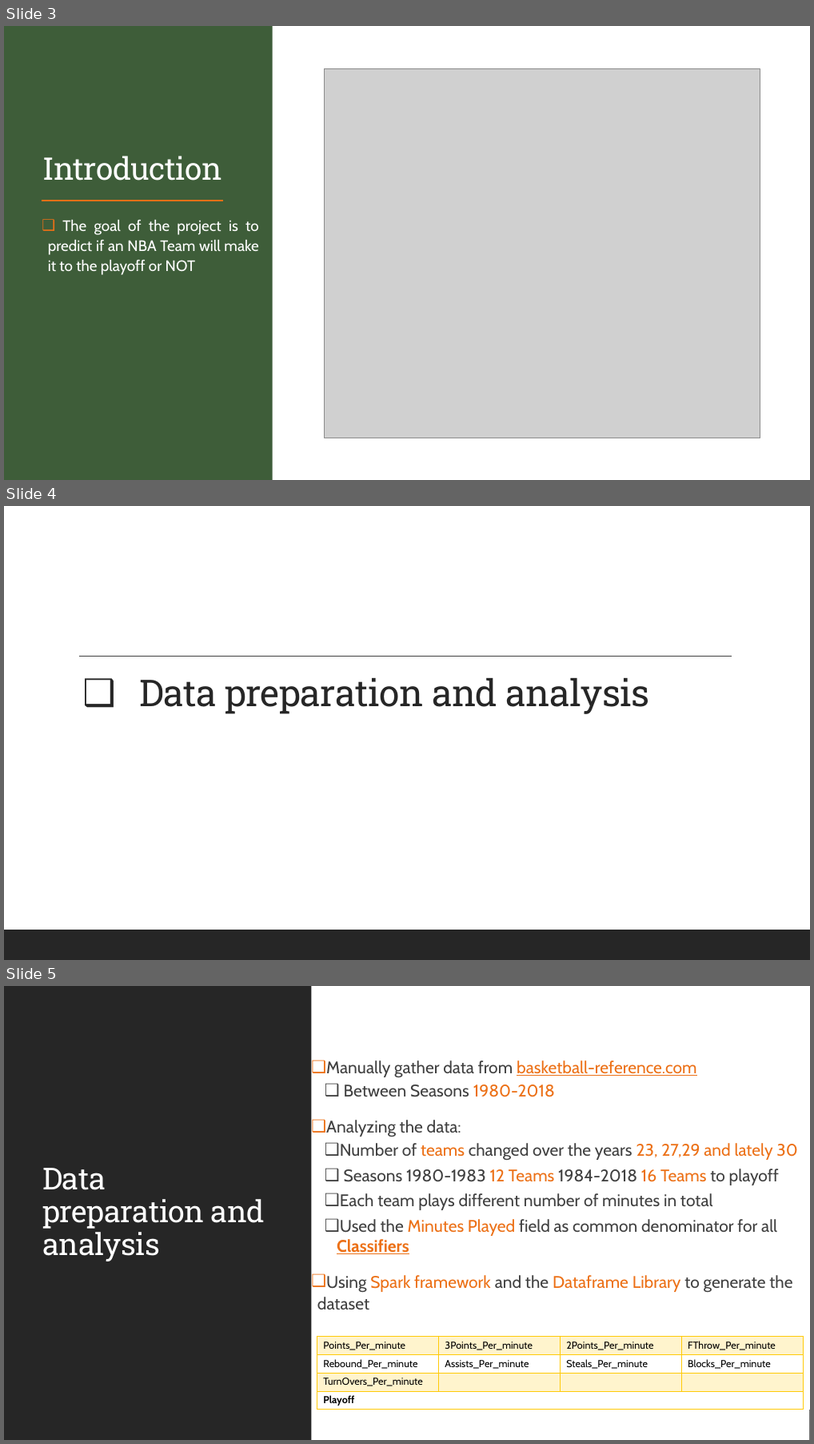
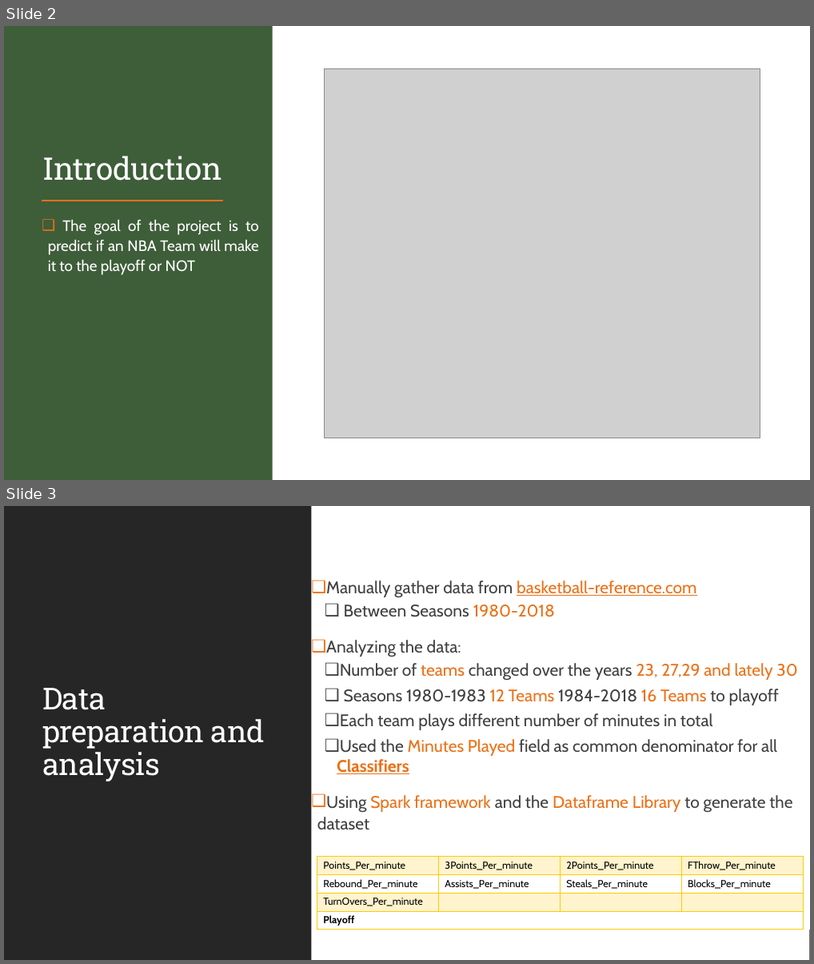
Before and after one commit to skierwing/soen691_project_ed_yr, a slide deck: presentation/SOEN_690_Team_12.pptx. Shown one above the other, each under a label of ours: slides 3, 4 and 5 before the commit, slides 2 and 3 after it. The pictures are 814x1444 and 814x964 pixels, drawn with LibreOffice and Linux fonts; fonts in the diff are those of the drawing; grey boxes stand for pictures. Boxes give left, top, right and bottom in pixels: in the first picture for what was removed or moved away, otherwise in the second. Text is boxed around its words. In the diff, an @@ line names an element or a change of style, - is before the commit and + after.

```diff
--- a/presentation/SOEN_690_Team_12.pptx
+++ b/presentation/SOEN_690_Team_12.pptx
@@ slide 4 removed at bbox=[4, 506, 810, 960], background #FFFFFF @@
@@ rectangle removed at bbox=[4, 506, 810, 960] @@
@@ line removed from (79, 656) to (732, 656) @@
@@ title removed at bbox=[139, 678, 650, 714] @@
-❑ Data preparation and analysis
@@ rectangle removed at bbox=[4, 929, 810, 960] @@
@@ what was slide 3 is now slide 2 @@
@@ what was slide 5 is now slide 3 @@
```
Also in this commit, not shown: 7 slides changed, 4 other slides removed, 1 other file.
